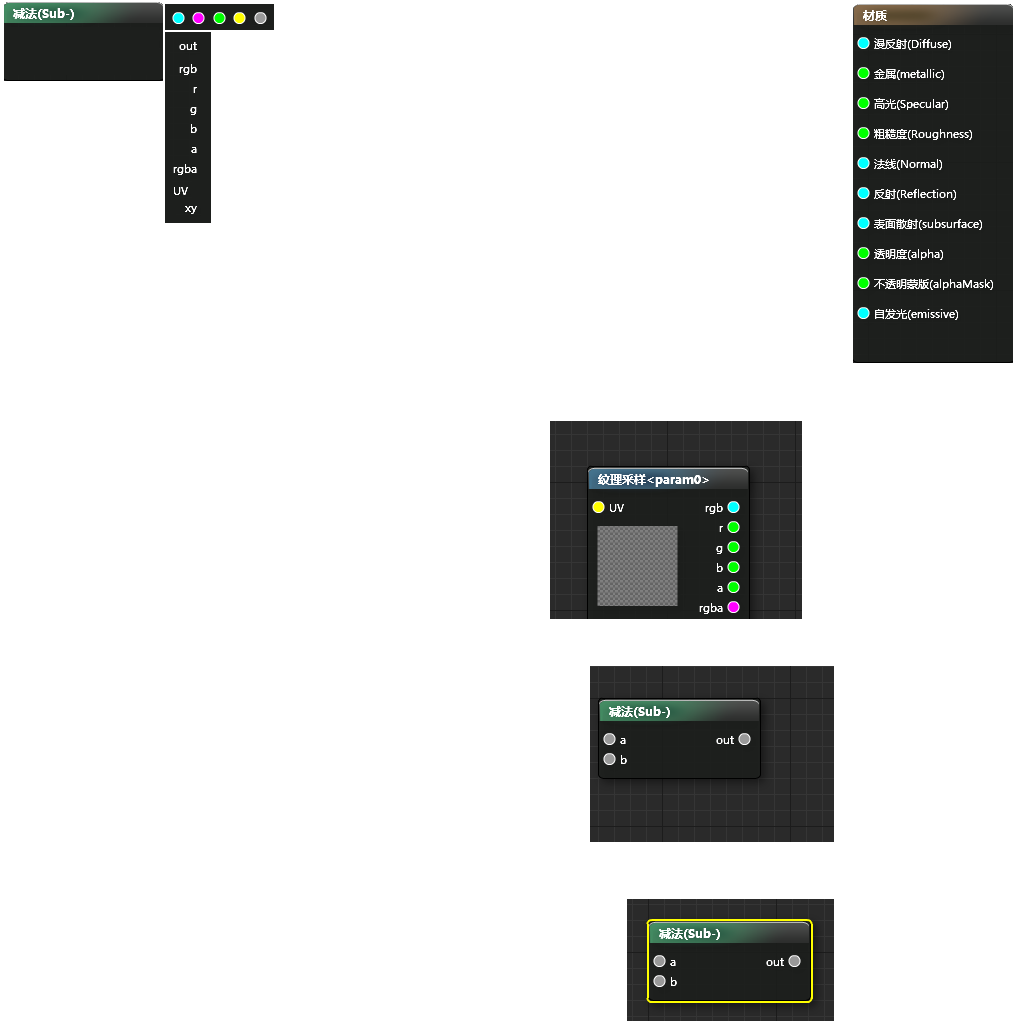
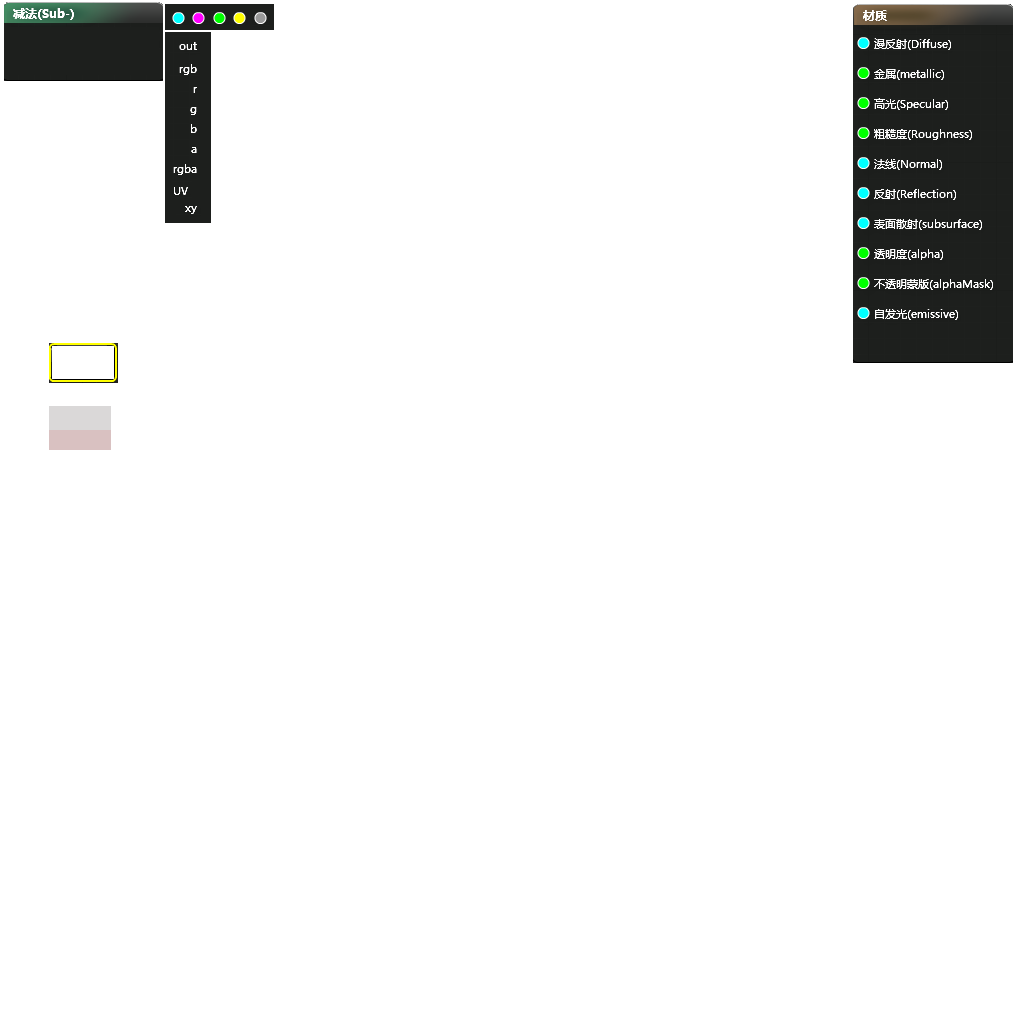
Layers edited between the first and the second w=1024, h=1024 image:
added layer "图层 16" above "图层 17" over [49, 406, 111, 450]
added layer "图层 17" above "图层 11 副本" over [49, 343, 118, 383]
added layer "图层 11 副本" above "图层 11" over [49, 343, 118, 363]
hid "图层 11", painted on it over [49, 343, 834, 1021]
removed layer "图层 2" over [49, 343, 834, 1021]
